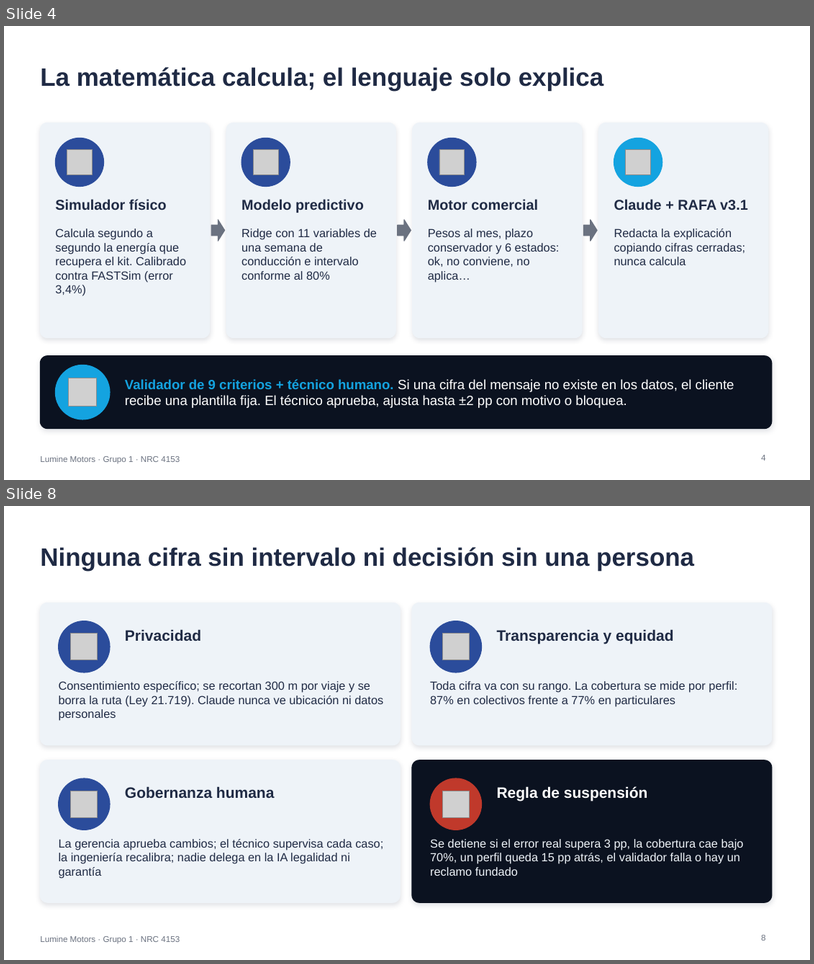
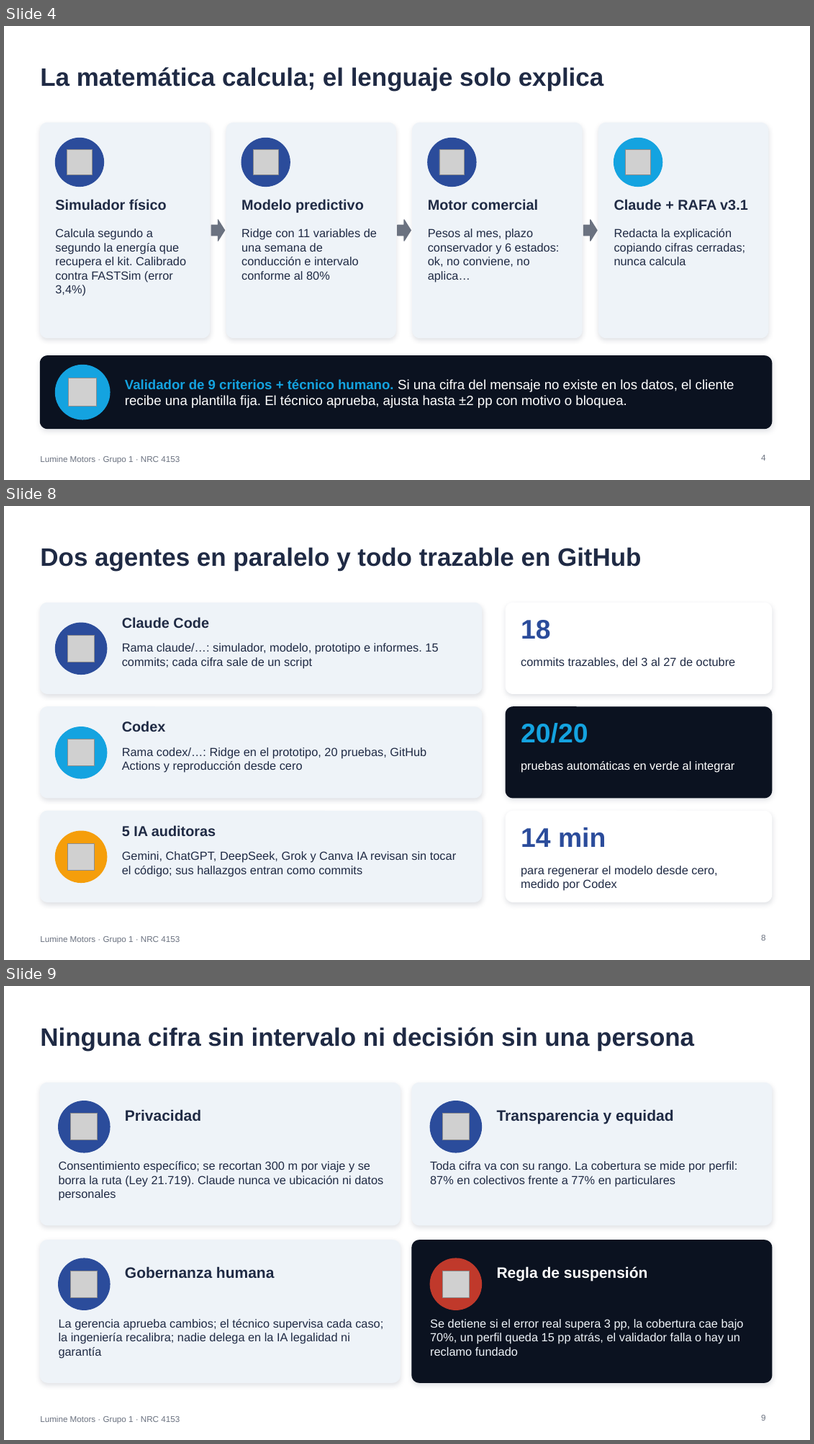
Before and after one commit to diegoaam0109-ux/lumine, a slide deck: entrega5/TIG_IA_Grupo01_LumineMotors_Presentacion.pptx. Shown one above the other, each under a label of ours: slides 4 and 8 before the commit, slides 4, 8 and 9 after it; the slides between them are not shown. The pictures are 814x964 and 814x1444 pixels, drawn with LibreOffice and Linux fonts; fonts in the diff are those of the drawing; grey boxes stand for pictures. Boxes give left, top, right and bottom in pixels: in the first picture for what was removed or moved away, otherwise in the second. Text is boxed around its words. In the diff, an @@ line names an element or a change of style, - is before the commit and + after.

```diff
--- a/entrega5/TIG_IA_Grupo01_LumineMotors_Presentacion.pptx
+++ b/entrega5/TIG_IA_Grupo01_LumineMotors_Presentacion.pptx
@@ slide 8 added at (4,506,810,960), background #FFFFFF; not listed: 1 template element that a slide beside it also shows @@
@@ title added at (40,547,641,571), 30 pt, text #1F2A44, bold @@
+Dos agentes en paralelo y todo trazable en GitHub
@@ rounded rectangle added at (40,602,482,693), fill #EEF3F8, outline #EEF3F8 1 pt @@
@@ rounded rectangle added at (506,602,772,693), fill #FFFFFF, outline #FFFFFF 1 pt @@
@@ ellipse added at (55,623,107,674), fill #2B4C9B, outline #2B4C9B 1 pt @@
@@ picture added at (67,635,94,662) @@
@@ text added at (122,617,209,628), 17 pt, text #1F2A44, bold @@
+Claude Code
@@ text added at (521,620,551,639), 32 pt, text #2B4C9B, bold @@
+18
@@ text added at (122,643,438,669), 14 pt, text #1F2A44 @@
+Rama claude/…: simulador, modelo, prototipo e informes. 15 commits; cada cifra sale de un script
@@ text added at (521,657,736,667), 14 pt, text #1F2A44 @@
+commits trazables, del 3 al 27 de octubre
@@ rounded rectangle added at (40,707,482,798), fill #EEF3F8, outline #EEF3F8 1 pt @@
@@ text added at (122,721,166,731), 17 pt, text #1F2A44, bold @@
+Codex
@@ rounded rectangle added at (506,707,772,798), fill #0B1220, outline #0B1220 1 pt @@
@@ ellipse added at (55,727,107,778), fill #14A3E0, outline #14A3E0 1 pt @@
@@ picture added at (67,739,94,765) @@
@@ text added at (521,723,588,743), 32 pt, text #14A3E0, bold @@
+20/20
@@ text added at (122,747,427,772), 14 pt, text #1F2A44 @@
+Rama codex/…: Ridge en el prototipo, 20 pruebas, GitHub Actions y reproducción desde cero
@@ text added at (521,761,735,772), 14 pt, text #FFFFFF @@
+pruebas automáticas en verde al integrar
@@ rounded rectangle added at (40,811,482,901), fill #EEF3F8, outline #EEF3F8 1 pt @@
@@ text added at (122,825,216,836), 17 pt, text #1F2A44, bold @@
+5 IA auditoras
@@ rounded rectangle added at (506,811,772,901), fill #FFFFFF, outline #FFFFFF 1 pt @@
@@ text added at (521,827,606,847), 32 pt, text #2B4C9B, bold @@
+14 min
@@ ellipse added at (55,831,107,883), fill #F59E0B, outline #F59E0B 1 pt @@
@@ picture added at (67,843,94,870) @@
@@ text added at (122,851,456,877), 14 pt, text #1F2A44 @@
+Gemini, ChatGPT, DeepSeek, Grok y Canva IA revisan sin tocar el código; sus hallazgos entran como commits
@@ text added at (521,865,718,890), 14 pt, text #1F2A44 @@
+para regenerar el modelo desde cero, medido por Codex
@@ page number added at (761,934,766,940), 10 pt, text #6B7280 @@
+8
@@ what was slide 8 is now slide 9 @@
```
Also in this commit, not shown: 1 slide changed, 13 other files.
